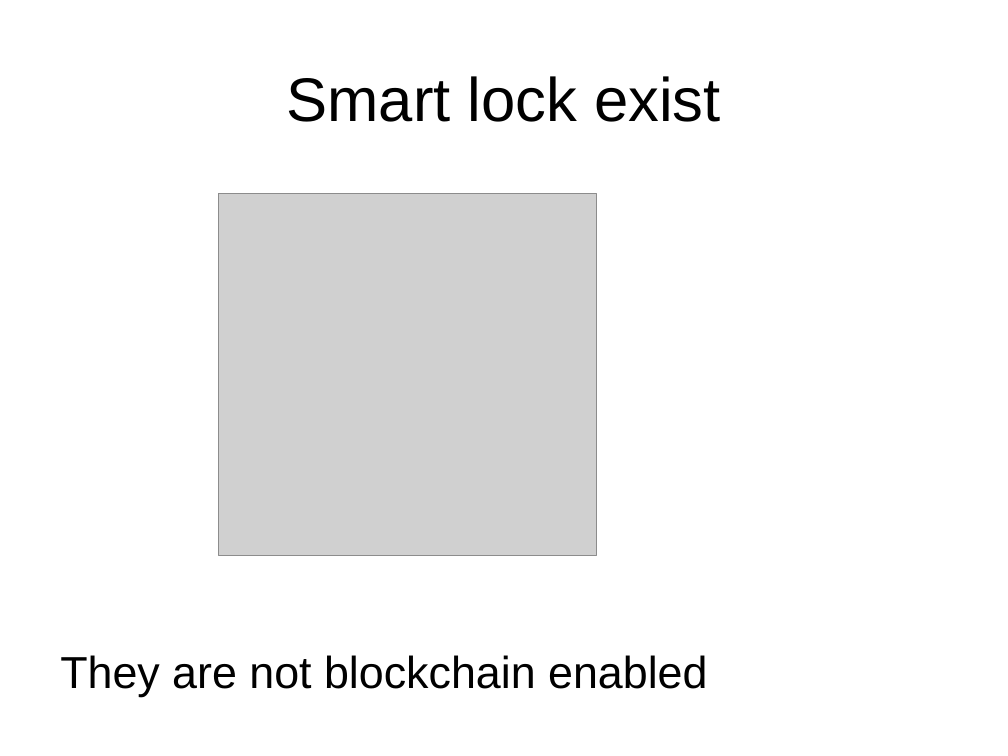
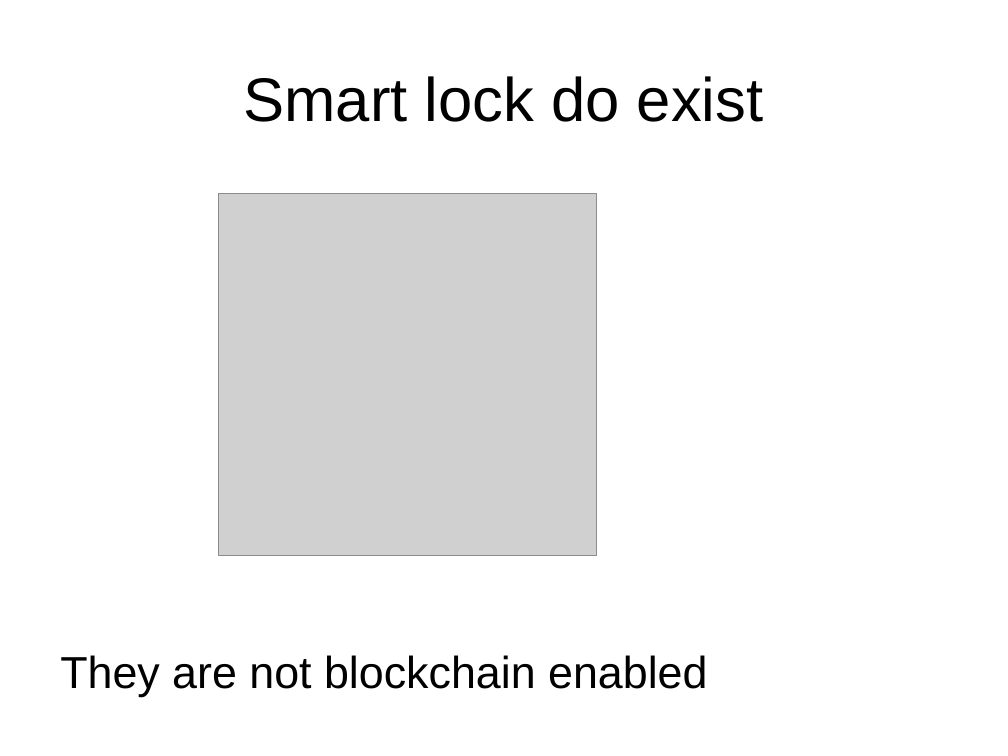
Before and after one commit to blockTeamhackathon/documents, a slide deck: slide 4 of B’Lock.ppt (slide 2 before the commit). Drawn at 1008x756 pixels with LibreOffice and Linux fonts; fonts in the diff are those of the drawing; grey boxes stand for pictures. Boxes give left, top, right and bottom in pixels: in the first picture for what was removed or moved away, otherwise in the second. Text is boxed around its words. In the diff, an @@ line names an element or a change of style, - is before the commit and + after.

```diff
--- a/B’Lock.ppt
+++ b/B’Lock.ppt
@@ title at <box>244,76,764,122</box>: text changed @@
-Smart lock exist
+Smart lock do exist
```
Also in this commit, not shown: 5 other slides changed, 7 slides added.
